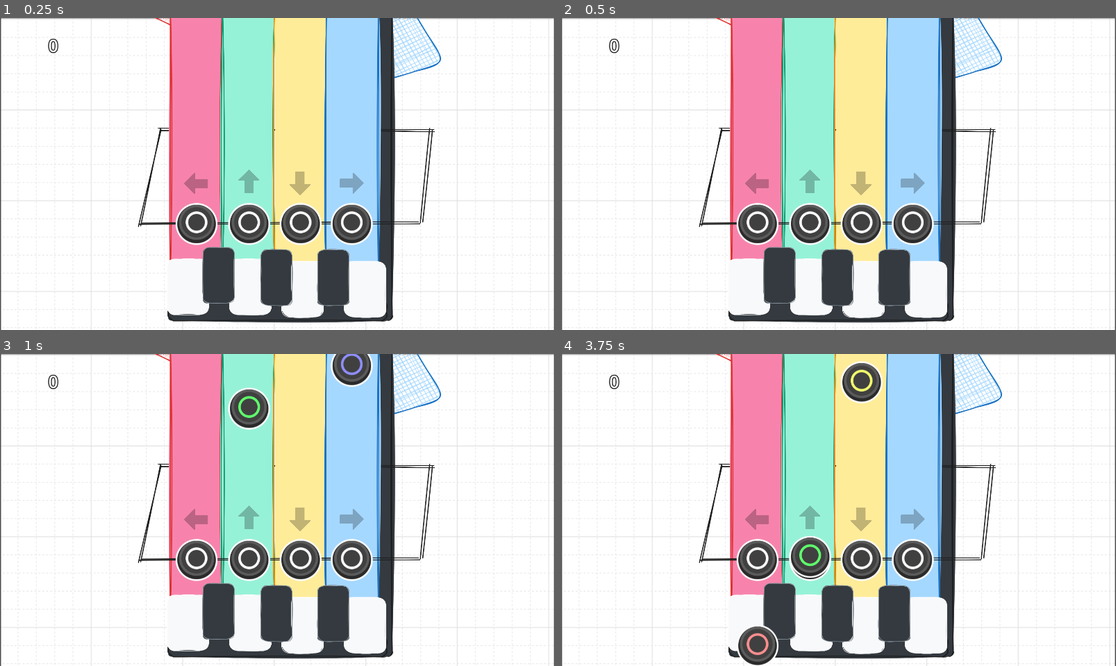
Above: before the commit, frames 1-4 (two rows, left to right).
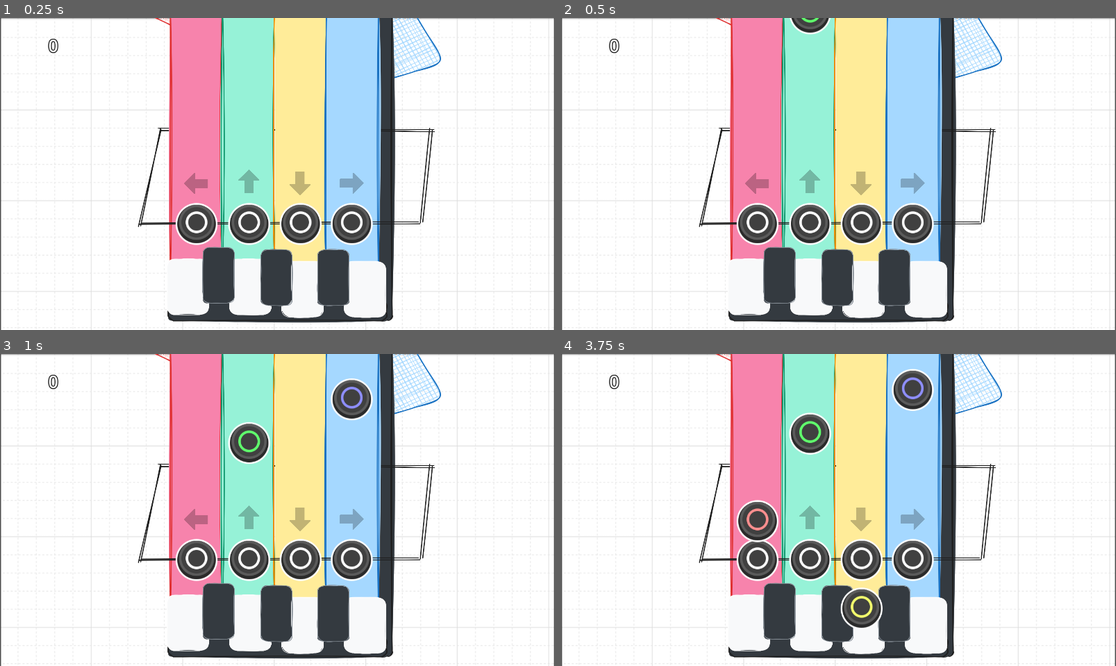
Above: after the commit, the same moments.

Repository: luiz-couto/encore
Game: Godot game, scene res://scenes/game.tscn
Same seed, same stepped clock (60 frames per second), same inputs: the game is played once before the commit and once after it.
Inputs (mouse positions are in pixels of both pictures, inside the frame that each line leads up to):
- Up to frame 1 (0.25 s): no input
- Up to frame 2 (0.5 s): no input
- Up to frame 3 (1 s): move the mouse to (399, 494) at 0.52 s; click (399, 494) at 0.67 s
- Up to frame 4 (3.75 s): move the mouse to (727, 525) at 1.27 s; click (727, 525) at 1.42 s; move the mouse to (894, 441) at 2.02 s; click (894, 441) at 2.17 s; move the mouse to (810, 572) at 2.77 s; click (810, 572) at 2.92 s; move the mouse to (1005, 556) at 3.52 s; click (1005, 556) at 3.67 s

Frame 1 is identical in both runs. In frame 2, 0.3% of the frame differs, in the area x 41-49%, y 0-6%; in frame 3, 2.9%; in frame 4, 5.1%, in the area x 31-68%, y 2-100%.

Commit message:
controlled instruments

Diff:
--- a/encore/scripts/game.gd
+++ b/encore/scripts/game.gd
@@ -102,15 +102,35 @@
 	spawnNote(chord_idx, sound_id)
 
 func _sync_player_controlled_instruments() -> void:
+	var musicPlayer = $MusicPlayer
 	var gameplayHandler = $OptionMenuNode2D/GameplayHandler
-	$MusicPlayer.set_player_controlled($MusicPlayer.Instrument.RHODES,       gameplayHandler.spawnNoteOnRhodes)
-	$MusicPlayer.set_player_controlled($MusicPlayer.Instrument.CHORD_STAB,  gameplayHandler.spawnNoteOnRhodes)
-	$MusicPlayer.set_player_controlled($MusicPlayer.Instrument.KICK,         gameplayHandler.spawnNoteOnDrumKick)
-	$MusicPlayer.set_player_controlled($MusicPlayer.Instrument.HIHAT_CLOSED, gameplayHandler.spawnNoteOnDrumHiHatClose)
-	$MusicPlayer.set_player_controlled($MusicPlayer.Instrument.HIHAT_OPEN,   gameplayHandler.spawnNoteOnDrumHiHatOpen)
-	$MusicPlayer.set_player_controlled($MusicPlayer.Instrument.CLAP,         gameplayHandler.spawnNoteOnDrumClap)
-	$MusicPlayer.set_player_controlled($MusicPlayer.Instrument.CONGA_OPEN,   gameplayHandler.spawnNoteOnCongaOpen)
-	$MusicPlayer.set_player_controlled($MusicPlayer.Instrument.CONGA_SLAP,   gameplayHandler.spawnNoteOnCongaSlap)
+
+	musicPlayer.set_player_controlled(musicPlayer.Instrument.RHODES,       false)
+	musicPlayer.set_player_controlled(musicPlayer.Instrument.KICK,         false)
+	musicPlayer.set_player_controlled(musicPlayer.Instrument.HIHAT_CLOSED, false)
+	musicPlayer.set_player_controlled(musicPlayer.Instrument.HIHAT_OPEN,   false)
+	musicPlayer.set_player_controlled(musicPlayer.Instrument.CLAP,         false)
+	musicPlayer.set_player_controlled(musicPlayer.Instrument.SNARE,        false)
+	musicPlayer.set_player_controlled(musicPlayer.Instrument.SHAKER,       false)
+	musicPlayer.set_player_controlled(musicPlayer.Instrument.CONGA_OPEN,   false)
+	musicPlayer.set_player_controlled(musicPlayer.Instrument.CONGA_SLAP,   false)
+	musicPlayer.set_player_controlled(musicPlayer.Instrument.CHORD_STAB,   false)
+
+	for instrument in musicPlayer.GENRE_PLAYER_INSTRUMENTS[musicPlayer.currentGenre]:
+		musicPlayer.set_player_controlled(instrument, true)
+
+	if gameplayHandler.spawnNoteOnRhodes:         musicPlayer.set_player_controlled(musicPlayer.Instrument.RHODES,       true)
+	if gameplayHandler.spawnNoteOnDrumKick:       musicPlayer.set_player_controlled(musicPlayer.Instrument.KICK,         true)
+	if gameplayHandler.spawnNoteOnDrumHiHatOpen:  musicPlayer.set_player_controlled(musicPlayer.Instrument.HIHAT_OPEN,   true)
+	if gameplayHandler.spawnNoteOnDrumHiHatClose: musicPlayer.set_player_controlled(musicPlayer.Instrument.HIHAT_CLOSED, true)
+	if gameplayHandler.spawnNoteOnDrumClap:       musicPlayer.set_player_controlled(musicPlayer.Instrument.CLAP,         true)
+	if gameplayHandler.spawnNoteOnCongaOpen:      musicPlayer.set_player_controlled(musicPlayer.Instrument.CONGA_OPEN,   true)
+	if gameplayHandler.spawnNoteOnCongaSlap:      musicPlayer.set_player_controlled(musicPlayer.Instrument.CONGA_SLAP,   true)
+
+	musicPlayer.set_player_controlled(
+		musicPlayer.Instrument.CHORD_STAB,
+		musicPlayer.playerControlledInstruments.get(musicPlayer.Instrument.RHODES, false)
+	)
 
 
 func _on_option_selected(option_index: int) -> void:
@@ -138,6 +158,15 @@
 	$OptionMenuNode2D/GameplayHandler.bpm = bpm
 	$Conductor.bpm = bpm
 	$ChordGenerator.set_genre($MusicPlayer.currentGenre)
+	var gameplayHandler = $OptionMenuNode2D/GameplayHandler
+	gameplayHandler.spawnNoteOnRhodes = false
+	gameplayHandler.spawnNoteOnDrumKick = false
+	gameplayHandler.spawnNoteOnDrumHiHatOpen = false
+	gameplayHandler.spawnNoteOnDrumHiHatClose = false
+	gameplayHandler.spawnNoteOnDrumClap = false
+	gameplayHandler.spawnNoteOnCongaOpen = false
+	gameplayHandler.spawnNoteOnCongaSlap = false
+	_sync_player_controlled_instruments()
 
 func _on_ready() -> void:
 	$Conductor.bpm = $OptionMenuNode2D/GameplayHandler.bpm
--- a/encore/scripts/music_player.gd
+++ b/encore/scripts/music_player.gd
@@ -311,7 +311,8 @@
 	currentGenre = genre
 	keyOffset = GENRE_KEY_OFFSET[currentGenre]
 	genreChanged.emit(GENRE_BPM[currentGenre])
-	print("Genre: ", Genre.find_key(currentGenre))
+	var instrument_names = GENRE_PLAYER_INSTRUMENTS[currentGenre].map(func(i): return Instrument.find_key(i))
+	print("Genre: ", Genre.find_key(currentGenre), " | Player instruments: ", instrument_names)
 
 func _play_bass(chord_idx: int) -> void:
 	if bass_playback.is_stream_playing(active_bass_id):
@@ -515,8 +516,18 @@
 	_pick_patterns()
 	_generate_patterns()
 
+const GENRE_PLAYER_INSTRUMENTS: Dictionary = {
+	Genre.HOUSE:         [Instrument.RHODES],
+	Genre.TECH_HOUSE:    [Instrument.CLAP],
+	Genre.TECHNO:        [Instrument.KICK],
+	Genre.MELODIC_HOUSE: [Instrument.RHODES],
+	Genre.AFRO_HOUSE:    [Instrument.CONGA_SLAP],
+	Genre.AFRO_TECHNO:   [Instrument.KICK],
+}
+
 func _set_random_genre() -> void:
-	set_genre(Genre.TECHNO)
+	var genres = Genre.values()
+	set_genre(genres[randi() % genres.size()])
 
 
 func play_chord(chord_idx: int, volume_db: float = 1.0) -> void:
